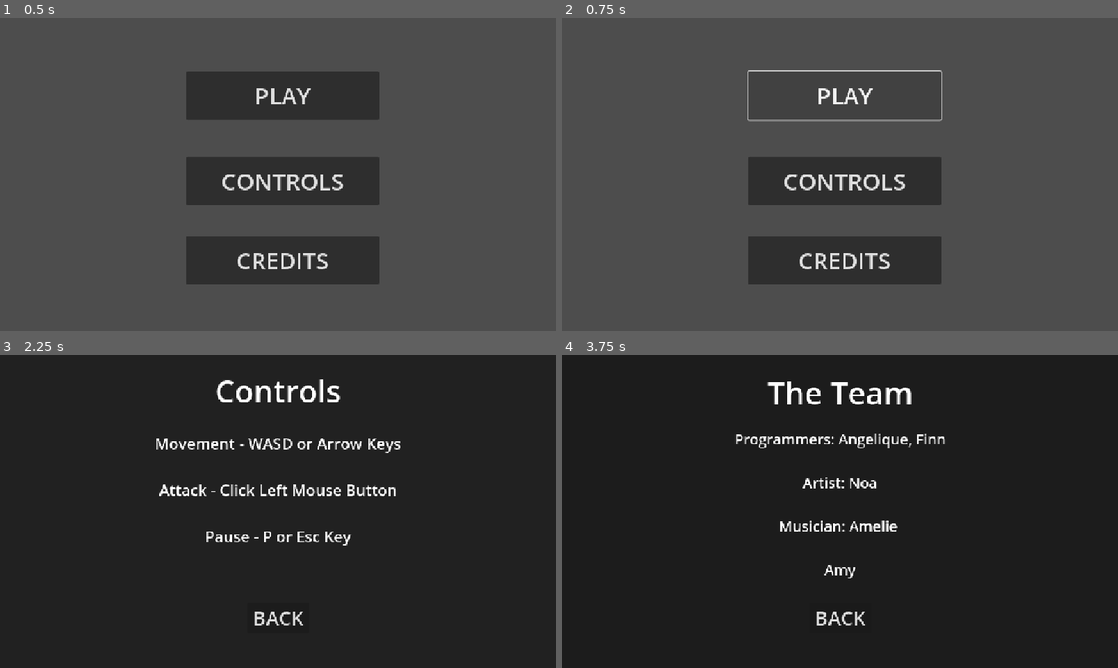
Above: before the commit, frames 1-4 (two rows, left to right).
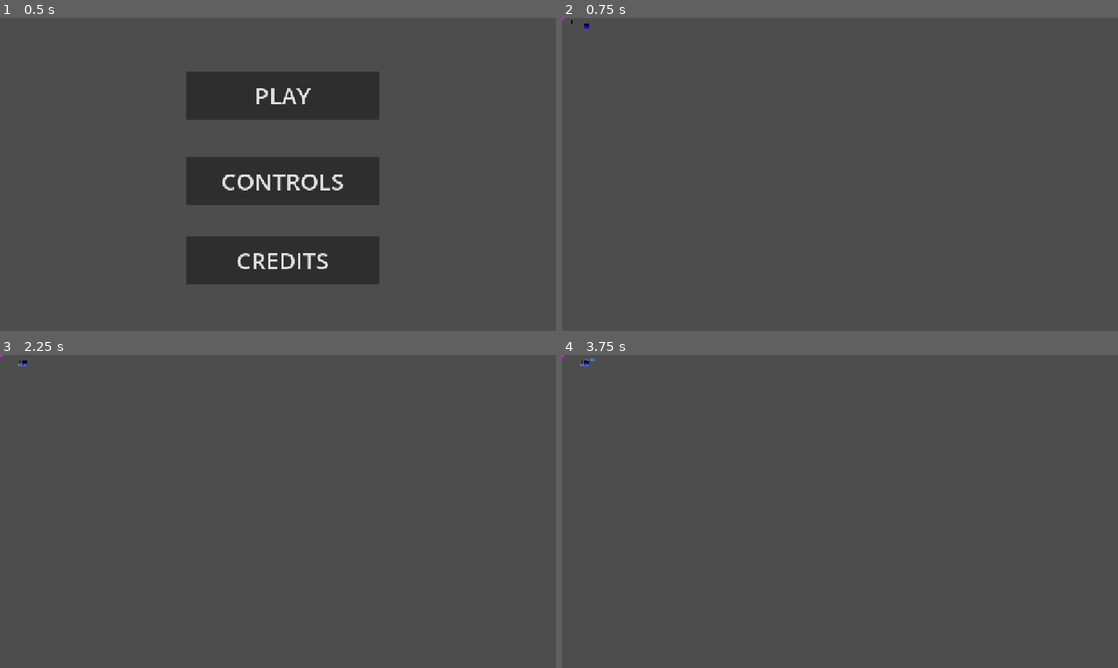
Above: after the commit, the same moments.

Repository: anqilique/GDGJam2-2025
Game: Godot game, scene res://Scenes/start_menu.tscn
The game is run twice, just before and just after one commit, with the same random seed, the same clock (stepped at 60 frames per second) and the same inputs.
Inputs (mouse positions are in pixels of both pictures, inside the frame that each line leads up to):
- Up to frame 1 (0.5 s): no input
- Up to frame 2 (0.75 s): click "PLAY" at 0.5 s
- Up to frame 3 (2.25 s): click (283, 433) at 1.25 s, where only the run before the commit has a clickable "PLAY"; click (283, 517) at 2 s, where only the run before the commit has a clickable "CONTROLS"
- Up to frame 4 (3.75 s): click (840, 617) at 2.75 s, where only the run before the commit has a clickable "BACK"; click (845, 596) at 3.5 s, where only the run before the commit has a clickable "CREDITS"

Frame 1 is identical in both runs. In frame 2, 11% of the frame differs, in the area x 0-69%, y 0-86%; in frame 3, 100%; in frame 4, 100%, in the area x 0-100%, y 0-100%.

Commit message:
Copy Main

Diff:
--- a/Scenes/main.tscn
+++ b/Scenes/main.tscn
@@ -2,9 +2,10 @@
 
 [ext_resource type="Script" uid="uid://bcrdf5jxhxnun" path="res://Scripts/main.gd" id="1_21xkr"]
 [ext_resource type="PackedScene" uid="uid://r7jxd36vluqq" path="res://Scenes/fire_cat.tscn" id="2_bo1nx"]
+[ext_resource type="Script" uid="uid://cha0dey3px8f1" path="res://Scripts/CameraController.gd" id="2_kry3j"]
 [ext_resource type="PackedScene" uid="uid://2t5bc1akjdes" path="res://Scenes/yarn_cat.tscn" id="3_8gbba"]
-[ext_resource type="PackedScene" uid="uid://bm0xq7m4hiuve" path="res://Scenes/Torch.tscn" id="5_21xkr"]
-[ext_resource type="PackedScene" uid="uid://b0wamciy0efu" path="res://Scenes/camera_2d.tscn" id="5_kry3j"]
+[ext_resource type="PackedScene" uid="uid://clawv8kask8pi" path="res://Scenes/shadow.tscn" id="4_jjvhh"]
+[ext_resource type="PackedScene" uid="uid://bm0xq7m4hiuve" path="res://Scenes/torch.tscn" id="5_21xkr"]
 
 [node name="Main" type="Node2D"]
 script = ExtResource("1_21xkr")
@@ -17,7 +18,10 @@
 
 [node name="Torch" parent="." instance=ExtResource("5_21xkr")]
 
-[node name="Camera2D" parent="." instance=ExtResource("5_kry3j")]
+[node name="Camera2D" type="Camera2D" parent="."]
+enabled = false
+zoom = Vector2(9, 9)
+script = ExtResource("2_kry3j")
 
 [node name="ShadowSpawnTimer" type="Timer" parent="."]
 wait_time = 4.0
--- /dev/null
+++ b/Scenes/main_copy.tscn
@@ -0,0 +1,31 @@
+[gd_scene load_steps=7 format=3 uid="uid://dih7tvnbb7sd4"]
+
+[ext_resource type="Script" uid="uid://bcrdf5jxhxnun" path="res://Scripts/main.gd" id="1_4etpg"]
+[ext_resource type="PackedScene" uid="uid://clawv8kask8pi" path="res://Scenes/shadow.tscn" id="2_hafee"]
+[ext_resource type="PackedScene" uid="uid://r7jxd36vluqq" path="res://Scenes/fire_cat.tscn" id="3_plt11"]
+[ext_resource type="PackedScene" uid="uid://2t5bc1akjdes" path="res://Scenes/yarn_cat.tscn" id="4_wpsug"]
+[ext_resource type="PackedScene" uid="uid://bm0xq7m4hiuve" path="res://Scenes/torch.tscn" id="5_wb8jq"]
+[ext_resource type="Script" uid="uid://cha0dey3px8f1" path="res://Scripts/CameraController.gd" id="6_apqya"]
+
+[node name="Main" type="Node2D"]
+script = ExtResource("1_4etpg")
+shadow_scene = ExtResource("2_hafee")
+
+[node name="FireCat" parent="." instance=ExtResource("3_plt11")]
+
+[node name="YarnCat" parent="." instance=ExtResource("4_wpsug")]
+position = Vector2(50, 16)
+
+[node name="Torch" parent="." instance=ExtResource("5_wb8jq")]
+
+[node name="Camera2D" type="Camera2D" parent="."]
+enabled = false
+zoom = Vector2(9, 9)
+script = ExtResource("6_apqya")
+
+[node name="ShadowSpawnTimer" type="Timer" parent="."]
+wait_time = 4.0
+one_shot = true
+autostart = true
+
+[connection signal="timeout" from="ShadowSpawnTimer" to="." method="_on_shadow_spawn_timer_timeout"]
Not shown: 1 places in Scenes/fire_cat.tscn that only renumber resources
Not shown: 1 places in Scenes/yarn_cat.tscn that only renumber resources
